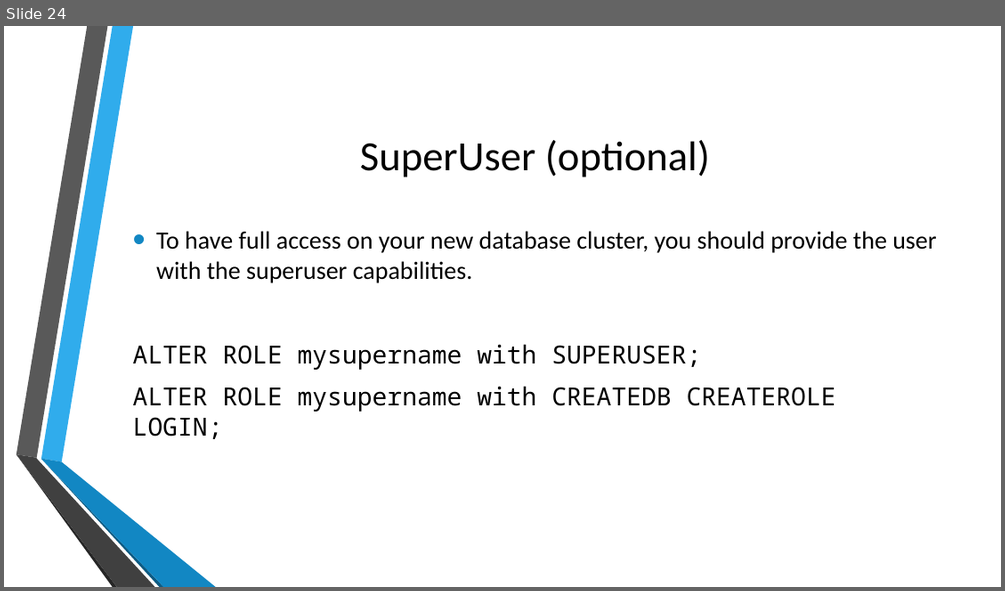
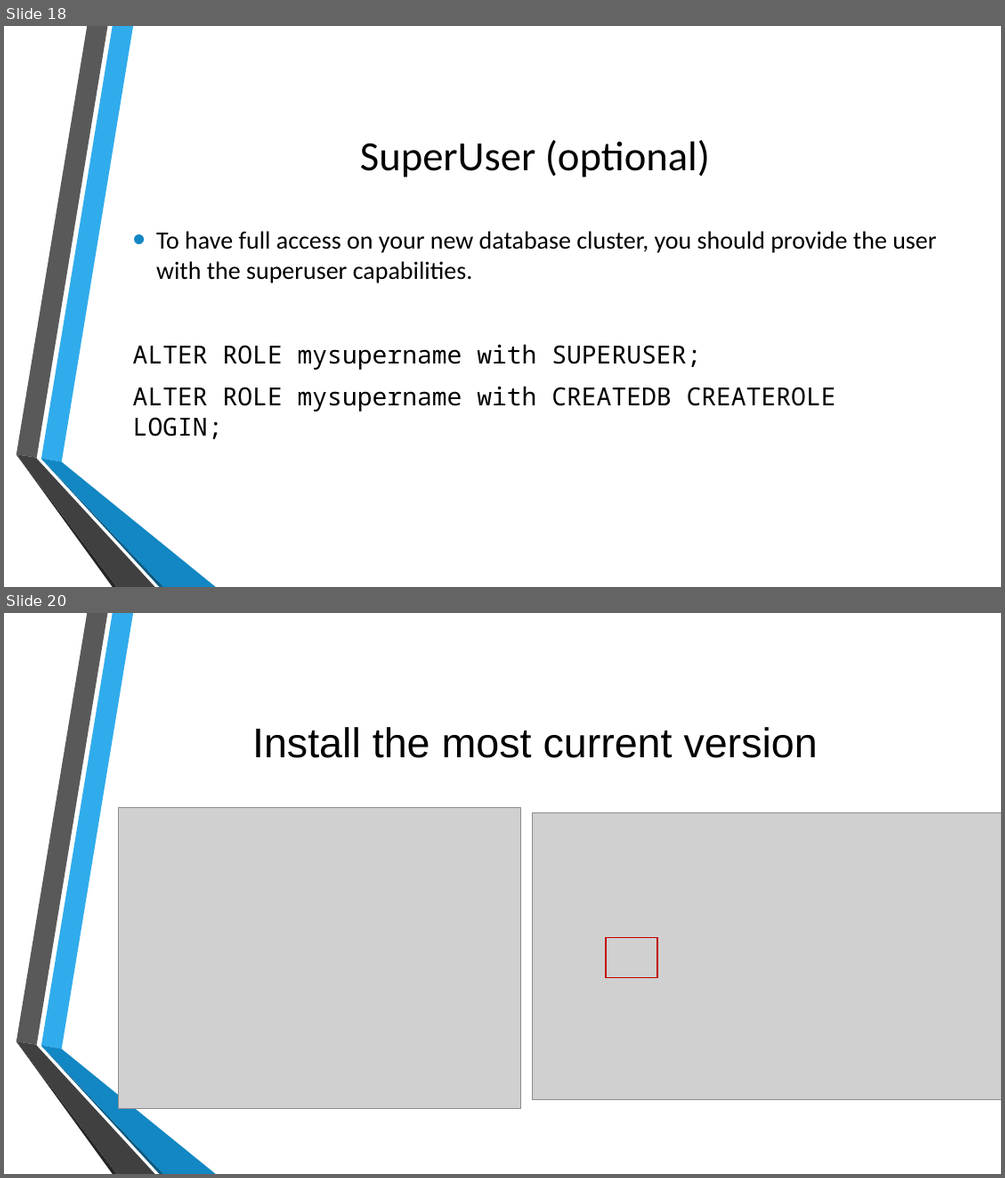
Before and after one commit to MGIS-UMN/GIS5577_week1, a slide deck: Setting_up_PostgreSQL.odp. Shown one above the other, each under a label of ours: slide 24 before the commit, slides 18 and 20 after it; the slides between them are not shown. The pictures are 1005x591 and 1005x1178 pixels, drawn with LibreOffice and Linux fonts; fonts in the diff are those of the drawing; grey boxes stand for pictures; background and template pictures are left out. Boxes give left, top, right and bottom in pixels: in the first picture for what was removed or moved away, otherwise in the second. Text is boxed around its words. In the diff, an @@ line names an element or a change of style, - is before the commit and + after.

```diff
--- a/Setting_up_PostgreSQL.odp
+++ b/Setting_up_PostgreSQL.odp
@@ slide 20 added at box(4, 613, 1001, 1174), background picture (left out); not listed: 6 template elements that a slide beside it also shows @@
@@ title added at box(252, 727, 817, 758), 40 pt, text #000000 @@
+Install the most current version
@@ picture added at box(119, 807, 521, 1109) @@
@@ picture added at box(533, 812, 1001, 1100) @@
@@ freeform shape added at box(606, 938, 657, 977), outline #C00000 0.99 pt @@
@@ what was slide 24 is now slide 18 @@
```
Also in this commit, not shown: 3 other slides added, 6 slides removed, 1 other file.
